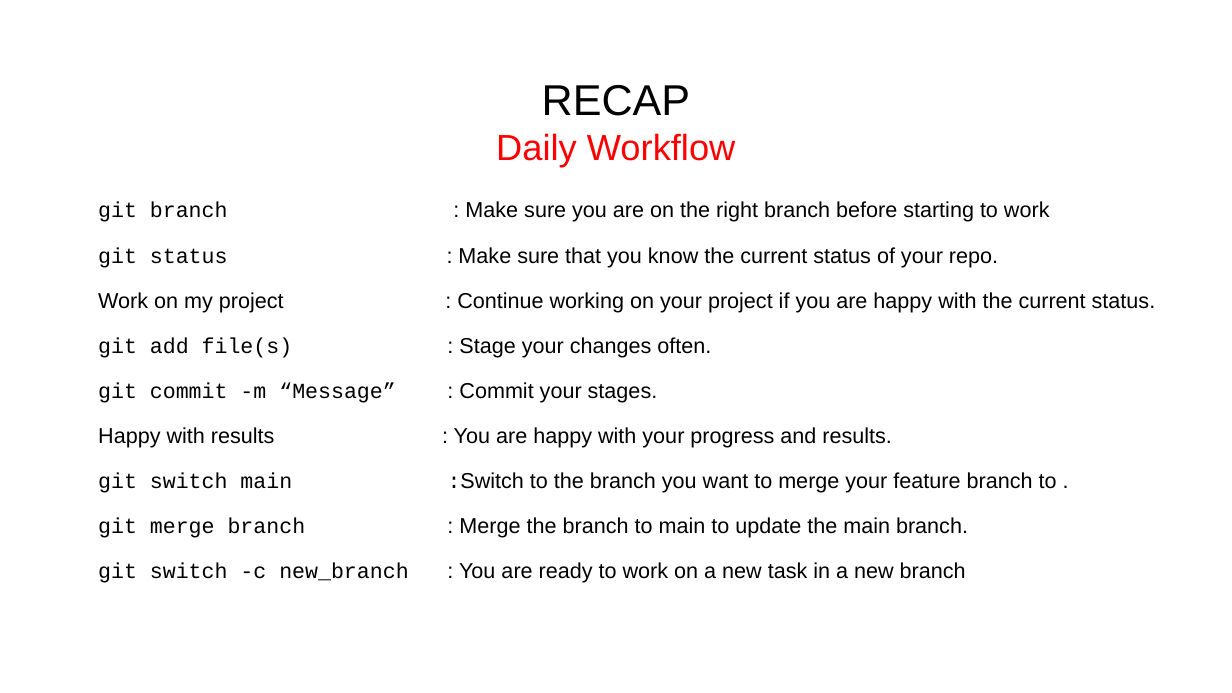
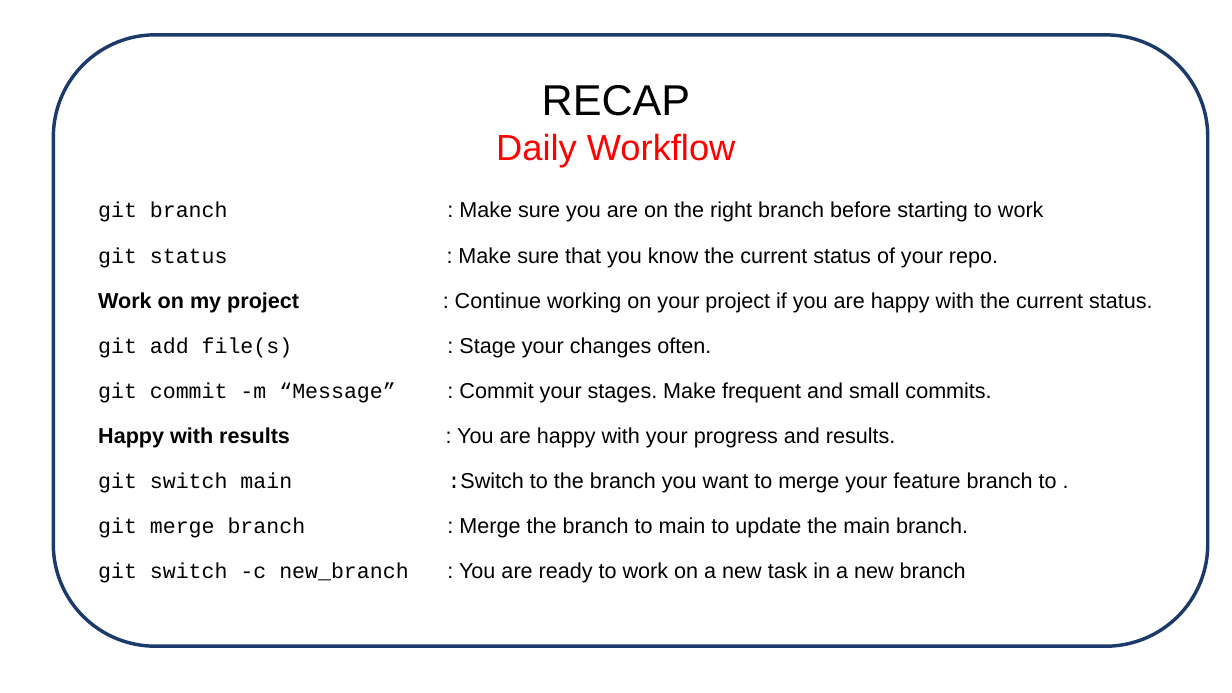
Before and after one commit to RUG-DCC-Research-Software/introduction_to_git_github, a slide deck: slide 69 of 07102025-Introduction_to_git_kapteyn.pptx. Drawn at 1232x693 pixels with LibreOffice and Linux fonts; fonts in the diff are those of the drawing. Boxes give left, top, right and bottom in pixels: in the first picture for what was removed or moved away, otherwise in the second. Text is boxed around its words. In the diff, an @@ line names an element or a change of style, - is before the commit and + after.

```diff
--- a/07102025-Introduction_to_git_kapteyn.pptx
+++ b/07102025-Introduction_to_git_kapteyn.pptx
@@ rounded rectangle added at bbox=[53, 34, 1207, 646], outline #1D3A6B 2 pt @@
@@ text at bbox=[98, 292, 1153, 448]: bold on in "Work on my project", "Happy with results" @@
@@ text at bbox=[98, 382, 991, 403]: text changed; font Courier New to Arial @@
-git commit -m “Message” : Commit your stages.
+git commit -m “Message” : Commit your stages. Make frequent and small commits.
```
Also in this commit, not shown: 11 other slides changed, 3 slides added.
